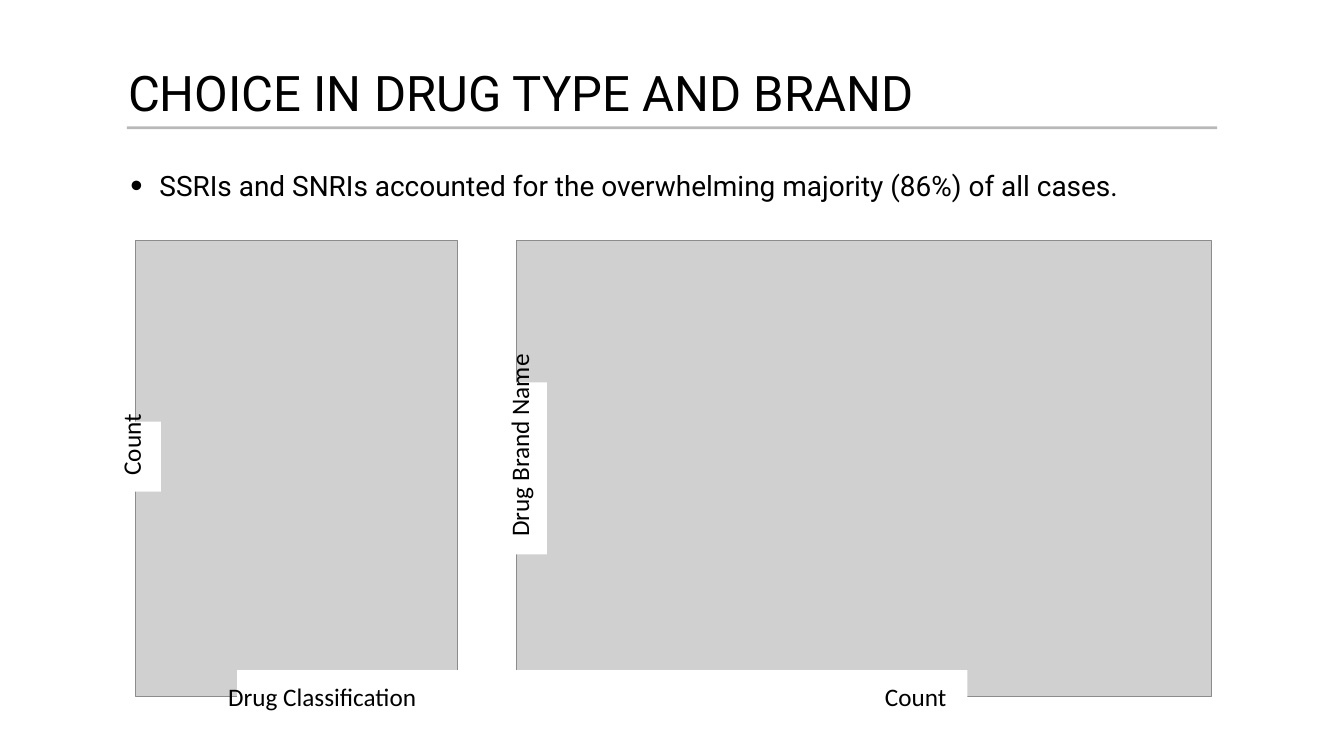
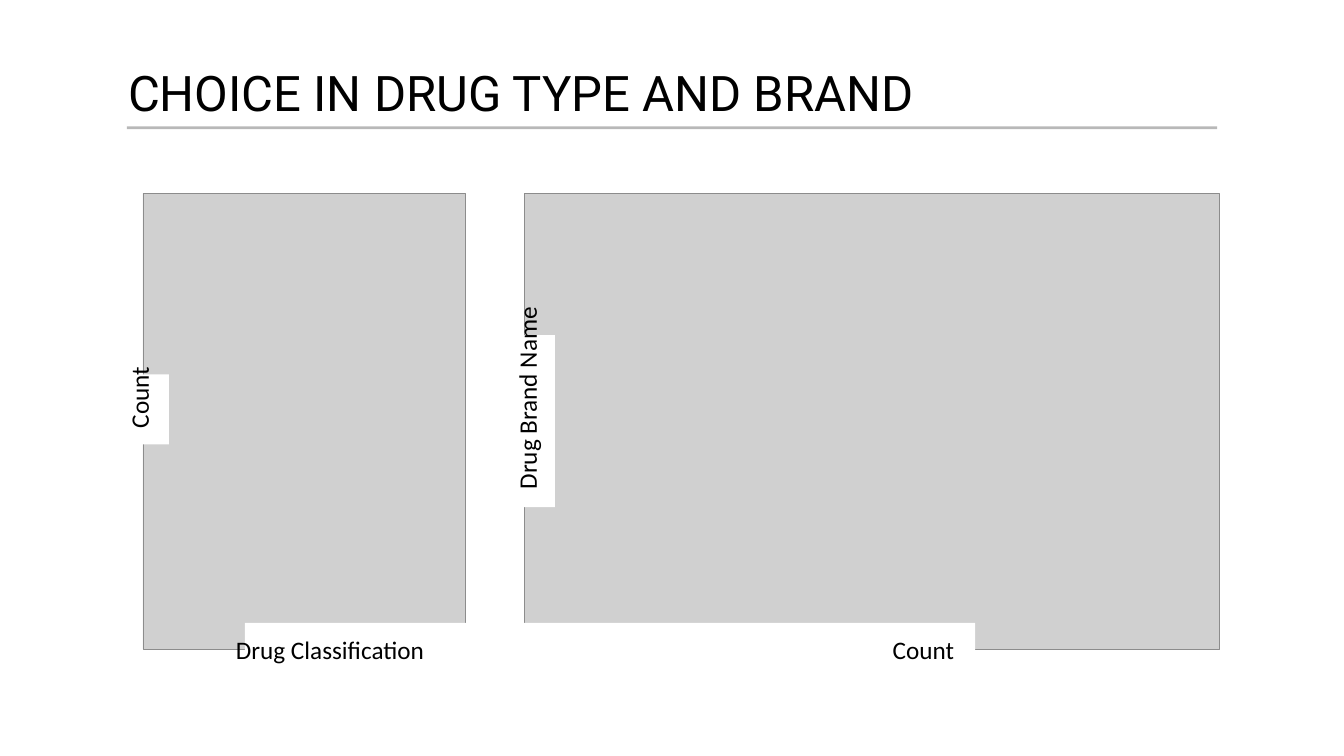
Before and after one commit to joestoica/eda, a slide deck: slide 4 of project/EDA-Final_ppt.pptx. Drawn at 1344x756 pixels with LibreOffice and Linux fonts; fonts in the diff are those of the drawing; grey boxes stand for pictures. Boxes give left, top, right and bottom in pixels: in the first picture for what was removed or moved away, otherwise in the second. Text is boxed around its words. In the diff, an @@ line names an element or a change of style, - is before the commit and + after.

```diff
--- a/project/EDA-Final_ppt.pptx
+++ b/project/EDA-Final_ppt.pptx
@@ text removed at (159, 173, 1118, 203) @@
-      • SSRIs and SNRIs accounted for the overwhelming majority (86%) of all cases.
@@ text "Drug Brand Name": place and size @@
-text "Drug Brand Name" at (505, 360, 536, 535)
+text "Drug Brand Name" at (513, 313, 544, 488)
@@ 2 texts, 1 rectangle: place and size @@
-2 texts, 1 rectangle at (91, 422, 946, 711)
+2 texts, 1 rectangle at (99, 374, 954, 664)
@@ text "Count": place and size @@
-text "Count" at (117, 420, 148, 473)
+text "Count" at (125, 373, 156, 426)
@@ 2 pictures, 2 rectangles: place and size @@
-2 pictures, 2 rectangles at (135, 241, 1211, 740)
+2 pictures, 2 rectangles at (143, 194, 1220, 693)
```
Also in this commit, not shown: 1 other slide changed, 3 slides added, 3 slides removed.
